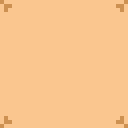
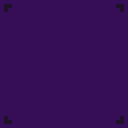
Comparing the layer stacks of the two (128, 128) images. Changes:
showed "wall copy", painted on it over 0, 0, 128, 128
painted on "wall" over 0, 0, 128, 128
